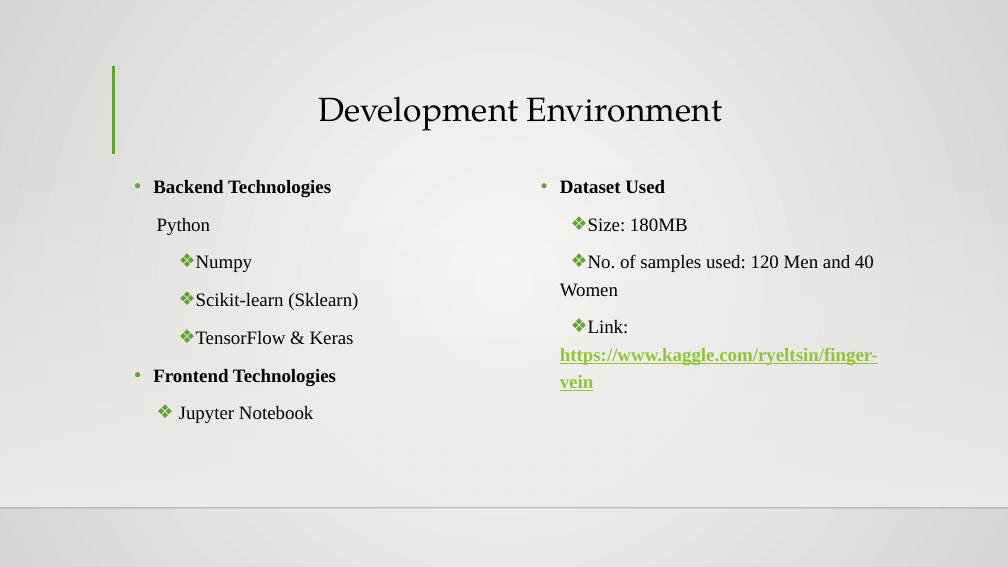
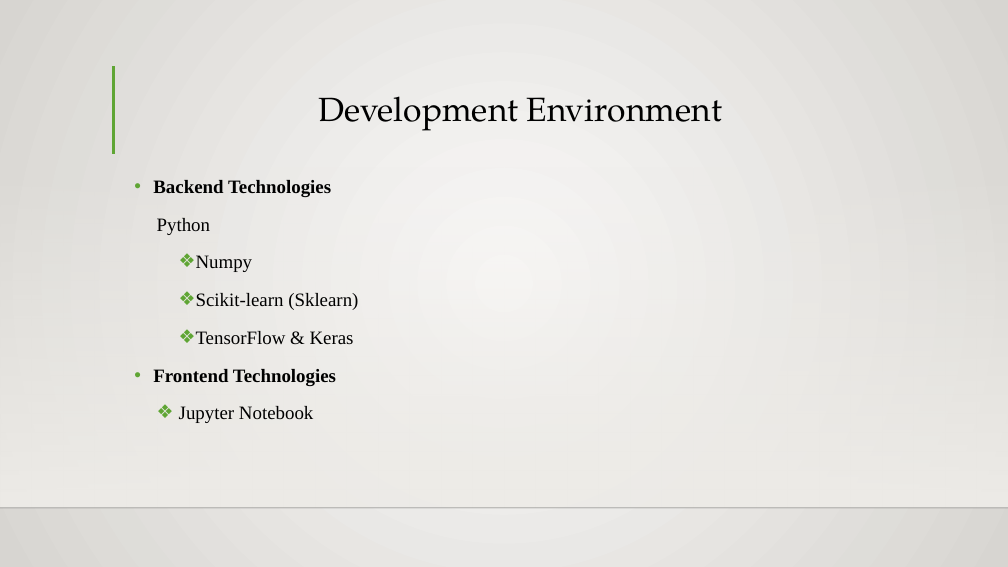
Before and after one commit to batch-B3/Biometric-Finger-Vein-Authentication-Using-Deep-Learning-Algorithm, a slide deck: slide 7 of Project Documents/Batch 3 PPT.pptx. Drawn at 1008x567 pixels with LibreOffice and Linux fonts; fonts in the diff are those of the drawing; background and template pictures are left out. Boxes give left, top, right and bottom in pixels: in the first picture for what was removed or moved away, otherwise in the second. Text is boxed around its words. In the diff, an @@ line names an element or a change of style, - is before the commit and + after.

```diff
--- a/Project Documents/Batch 3 PPT.pptx
+++ b/Project Documents/Batch 3 PPT.pptx
@@ text removed at bbox=[560, 180, 878, 391] @@
-• Dataset Used
-❖ Size: 180MB
-❖ No. of samples used: 120 Men and 40 Women
-❖ Link: https://www.kaggle.com/ryeltsin/finger-vein
```
Also in this commit, not shown: 4 other slides changed, 2 slides added.
